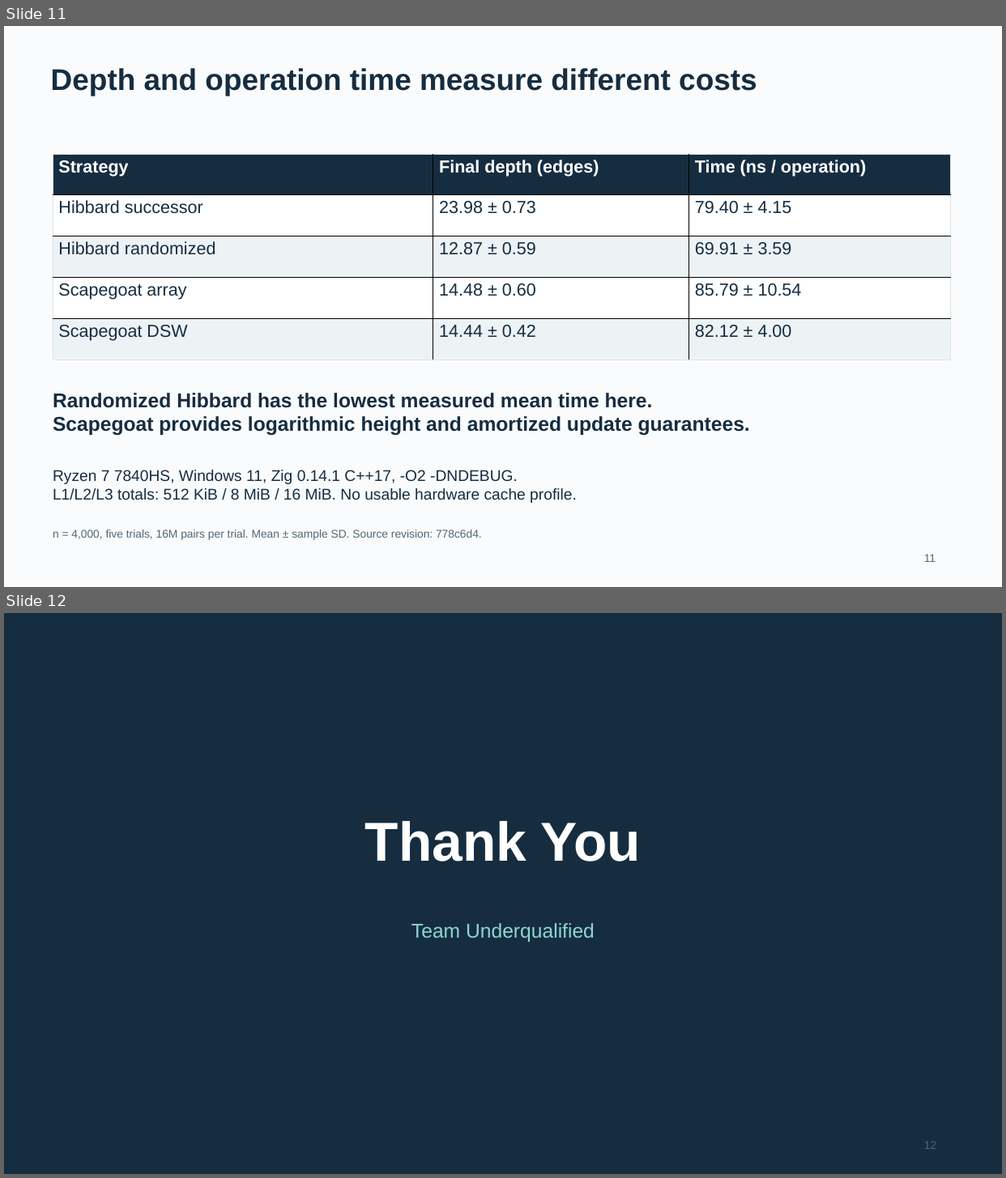
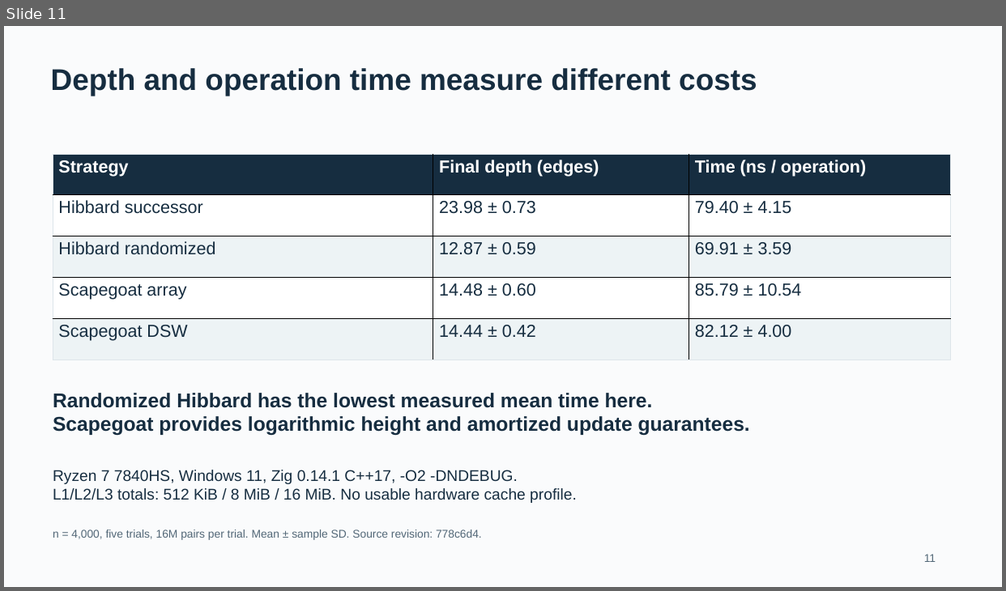
Before and after one commit to MayankMoyal/DSA-Project, a slide deck: docs/slides/slides.pptx. Shown one above the other, each under a label of ours: slides 11 and 12 before the commit, slide 11 after it. The pictures are 1006x1178 and 1006x591 pixels, drawn with LibreOffice and Linux fonts; fonts in the diff are those of the drawing. Boxes give left, top, right and bottom in pixels: in the first picture for what was removed or moved away, otherwise in the second. Text is boxed around its words. In the diff, an @@ line names an element or a change of style, - is before the commit and + after.

```diff
--- a/docs/slides/slides.pptx
+++ b/docs/slides/slides.pptx
@@ slide 12 removed at (4, 613, 1002, 1174), background #162D40 @@
@@ text removed at (365, 821, 641, 862) @@
-Thank You
@@ text removed at (411, 923, 594, 942) @@
-Team Underqualified
@@ text removed at (924, 1142, 936, 1149) @@
-12
```
Also in this commit, not shown: 6 slides changed, 2 slides added, 1 other slide removed, 4 other files.
